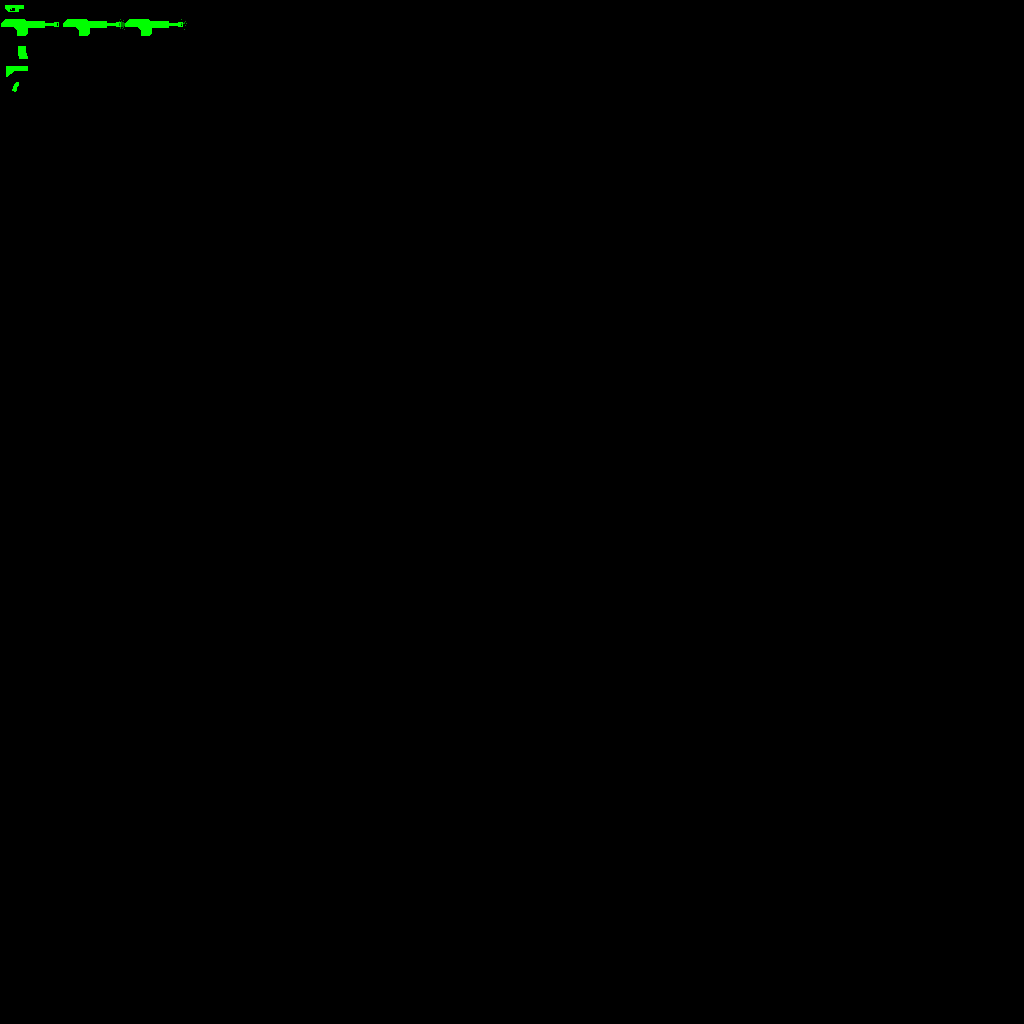
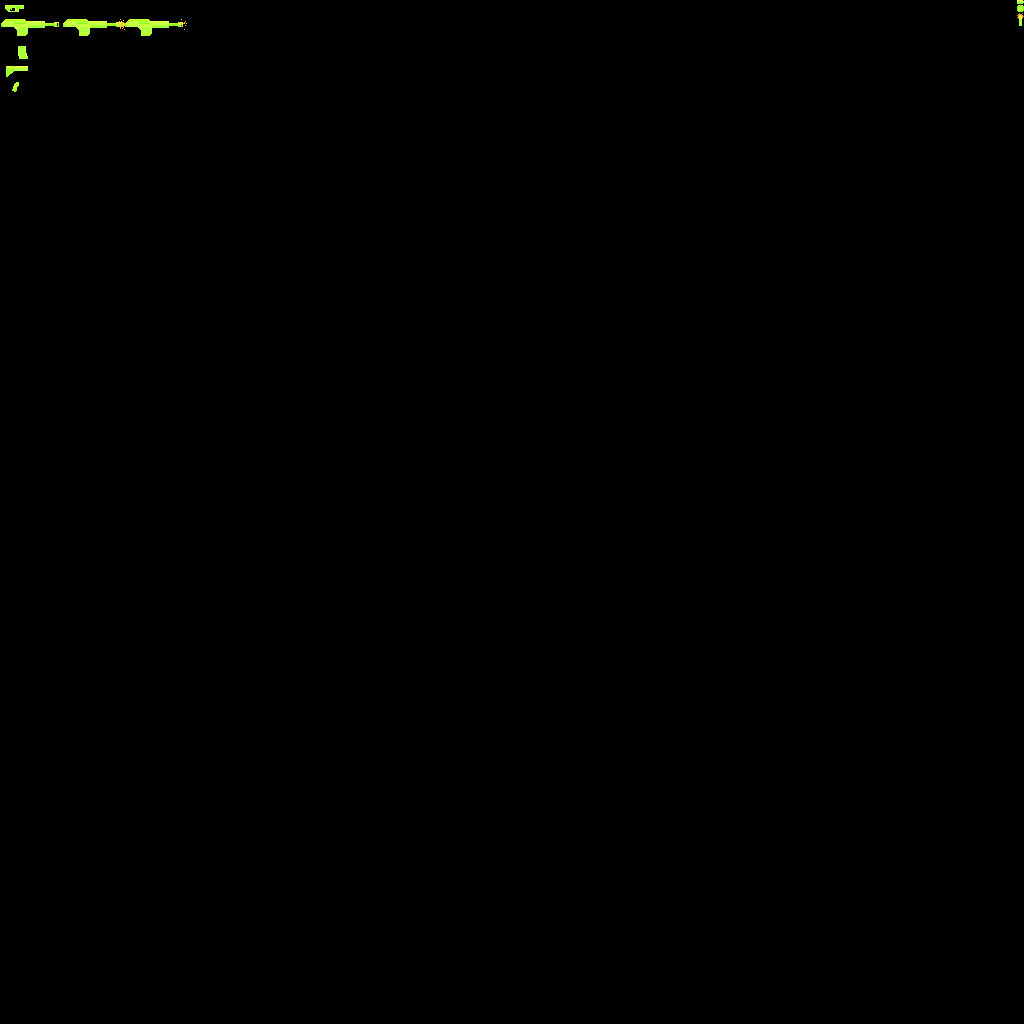
Layered file, before and after one edit (1024×1024). Changes by layer:
painted on "Guns Opacity" over (1017, 0, 1024, 26)
showed "Guns Tint", painted on it over (1, 0, 1024, 92)
showed "Guns Alpha", painted on it over (1, 0, 1024, 92)
